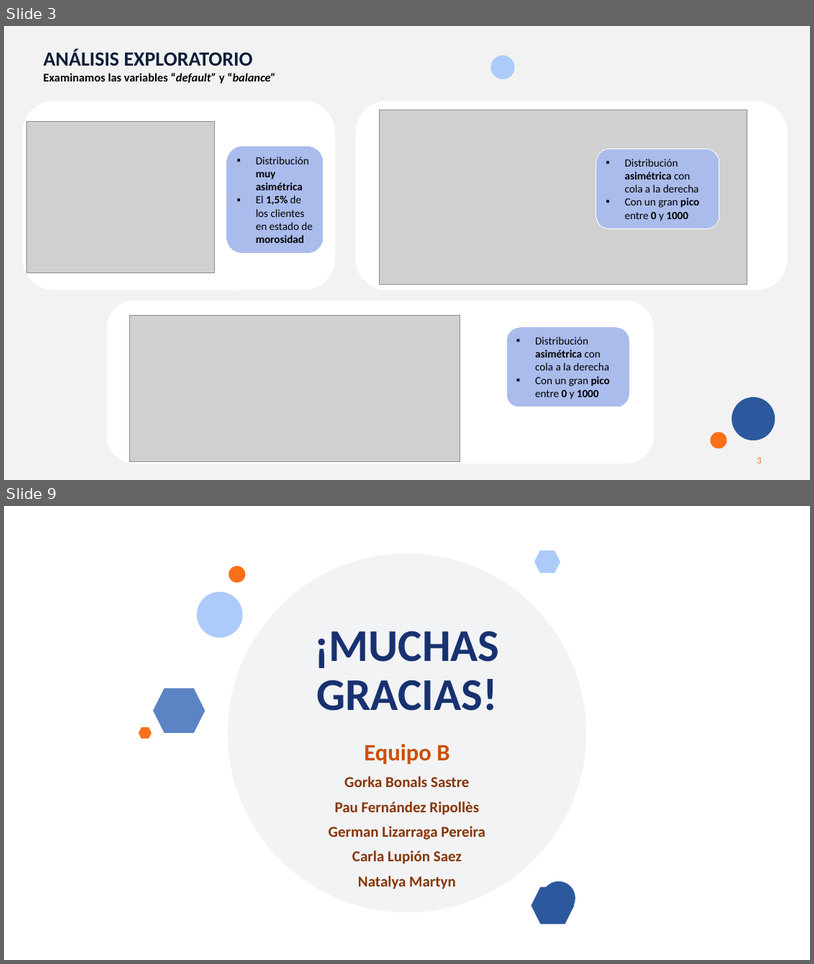
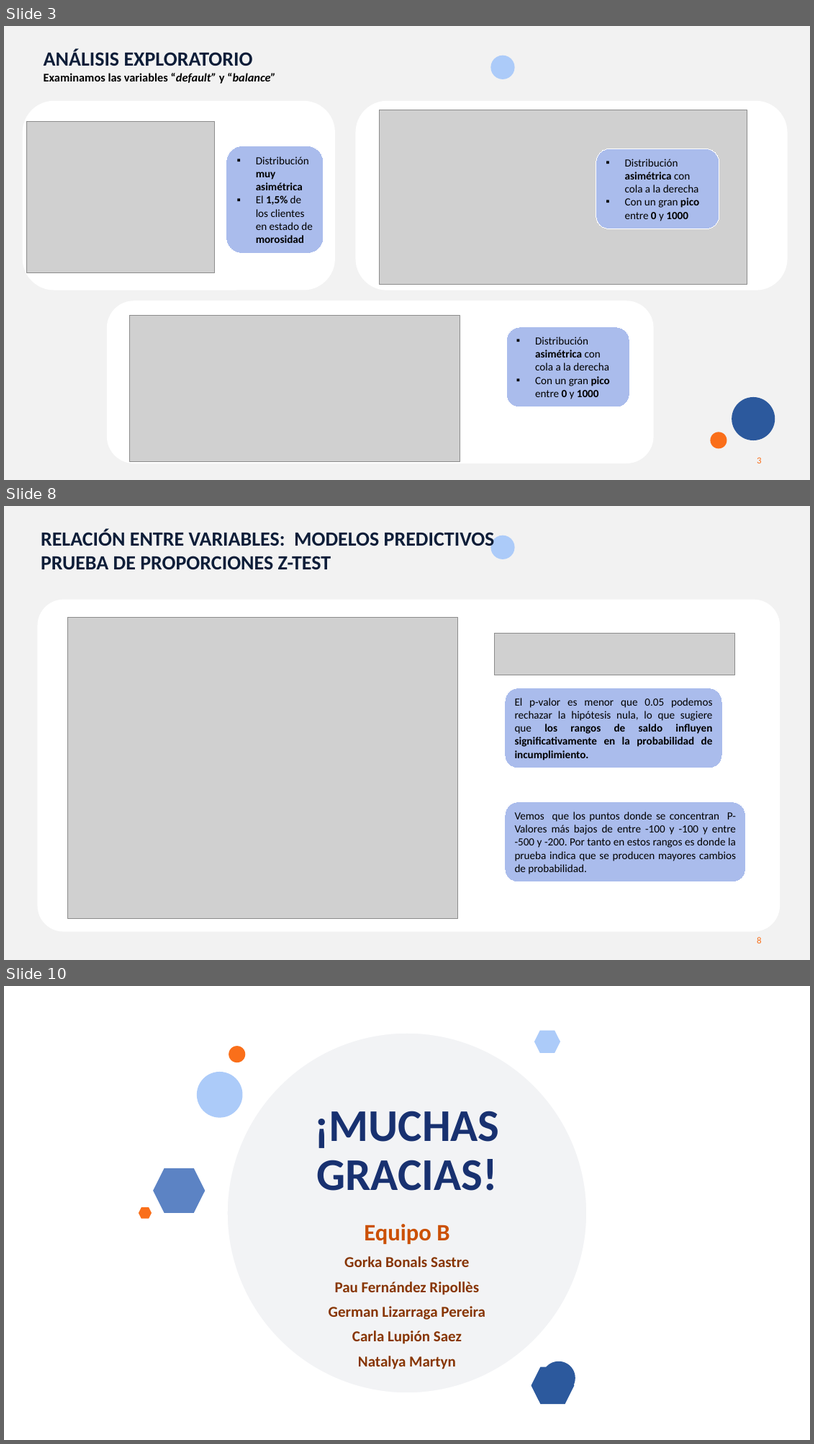
Before and after one commit to MarinaTorba/PersonalDataProrjects, a slide deck: Equip_B/results/S3_Presentacion_Finanzas.pptx. Shown one above the other, each under a label of ours: slides 3 and 9 before the commit, slides 3, 8 and 10 after it; the slides between them are not shown. The pictures are 814x964 and 814x1444 pixels, drawn with LibreOffice and Linux fonts; fonts in the diff are those of the drawing; grey boxes stand for pictures; background and template pictures are left out. Boxes give left, top, right and bottom in pixels: in the first picture for what was removed or moved away, otherwise in the second. Text is boxed around its words. In the diff, an @@ line names an element or a change of style, - is before the commit and + after.

```diff
--- a/Equip_B/results/S3_Presentacion_Finanzas.pptx
+++ b/Equip_B/results/S3_Presentacion_Finanzas.pptx
@@ slide 8 added at (4,506,810,960), background #F2F2F2; not listed: 2 template elements that a slide beside it also shows @@
@@ text added at (41,528,495,569), 24 pt, text #0D1D38, bold @@
+RELACIÓN ENTRE VARIABLES: MODELOS PREDICTIVOS
+PRUEBA DE PROPORCIONES Z-TEST
@@ rounded rectangle added at (37,599,780,932), fill #FFFFFF @@
@@ picture added at (68,618,458,919) @@
@@ picture added at (494,633,736,675) @@
@@ rounded rectangle added at (505,688,723,768), fill #AABCEC, outline #FFFFFF 0.75 pt, 13 pt, text #000000, bold @@
+El p-valor es menor que 0.05 podemos rechazar la hipótesis nula, lo que sugiere que los rangos de saldo influyen significativamente en la probabilidad de incumplimiento.
@@ rounded rectangle added at (505,802,746,882), fill #AABCEC, outline #FFFFFF 0.75 pt, 13 pt, text #000000 @@
+Vemos que los puntos donde se concentran P-Valores más bajos de entre -100 y -100 y entre -500 y -200. Por tanto en estos rangos es donde la prueba indica que se producen mayores cambios de probabilidad.
@@ rectangle added at (4,929,173,960), fill #F2F2F2 @@
@@ what was slide 9 is now slide 10 @@
```
Also in this commit, not shown: 2 slides changed, 3 other slides added, 3 slides removed, 1 other file.
